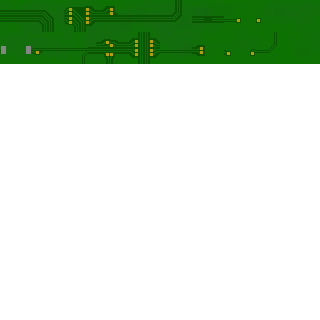
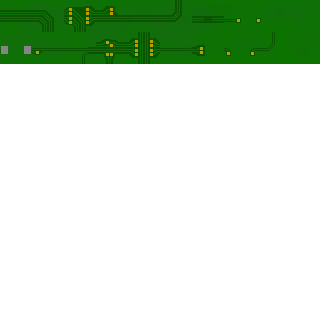
Before/after of a 320 x 320 layered artwork. What changed in the layer stack:
painted on "Paint Layer 1(pasted) Merged" over (6, 32, 277, 55)
